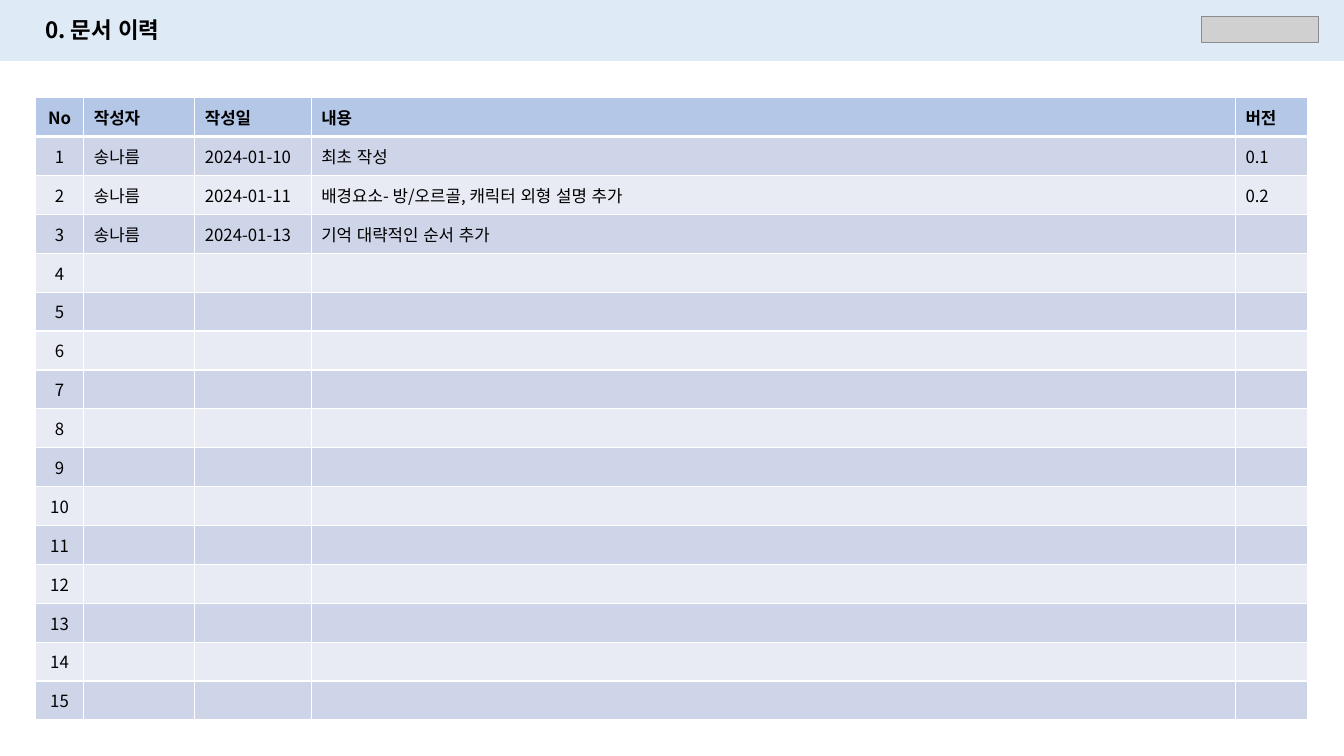
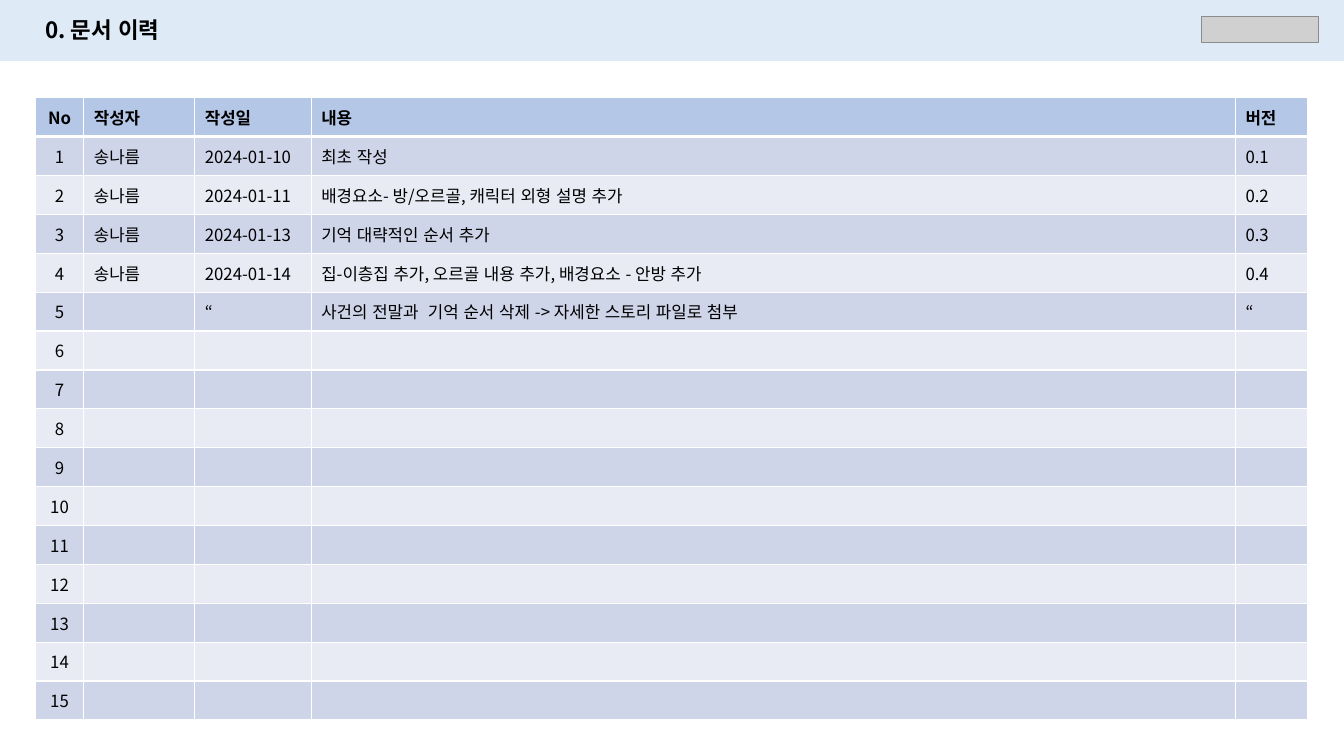
Before and after one commit to PerfectEgg/-Receivers, a slide deck: slide 3 of 캐릭터 설정_v1.02.pptx. Drawn at 1344x756 pixels with LibreOffice and Linux fonts; fonts in the diff are those of the drawing; grey boxes stand for pictures. Boxes give left, top, right and bottom in pixels: in the first picture for what was removed or moved away, otherwise in the second. Text is boxed around its words. In the diff, an @@ line names an element or a change of style, - is before the commit and + after.

Commit message:
[송나름]
# 스토리기획서
- version : 2024.01.14

```diff
--- a/캐릭터 설정_v1.02.pptx
+++ b/캐릭터 설정_v1.02.pptx
@@ table at (35,98,1309,720) @@
-row 4, column 5: 
+row 4, column 5: 0.3
-row 5: 4 |  |  |  | 
+row 5: 4 | 송나름 | 2024-01-14 | 집-이층집 추가, 오르골 내용 추가, 배경요소 - 안방 추가 | 0.4
-row 6: 5 |  |  |  | 
+row 6: 5 |  | “ | 사건의 전말과 기억 순서 삭제 -> 자세한 스토리 파일로 첨부 | “
```
Also in this commit, not shown: 6 other slides changed, 1 slide added, 3 slides removed, 1 other file.
